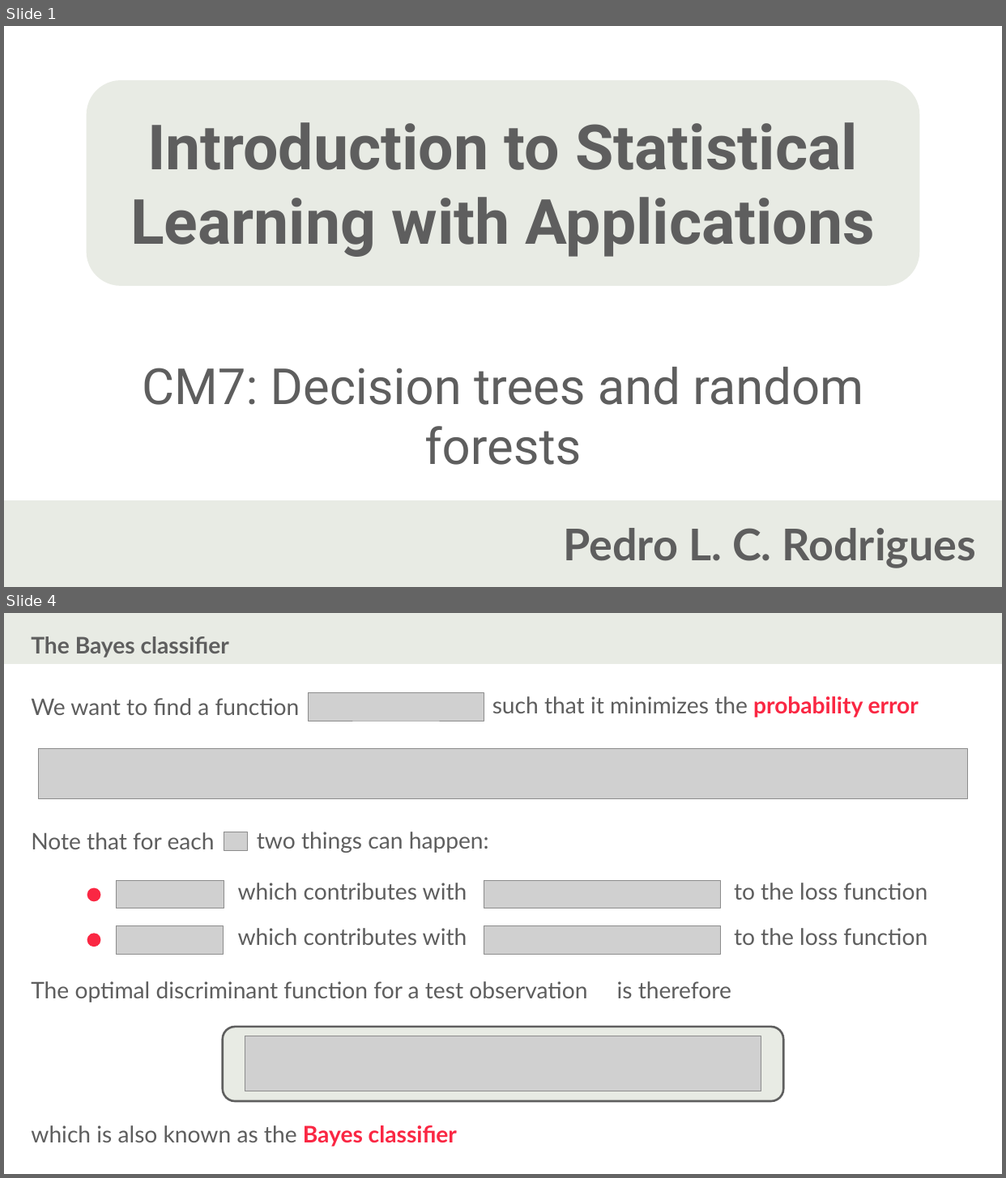
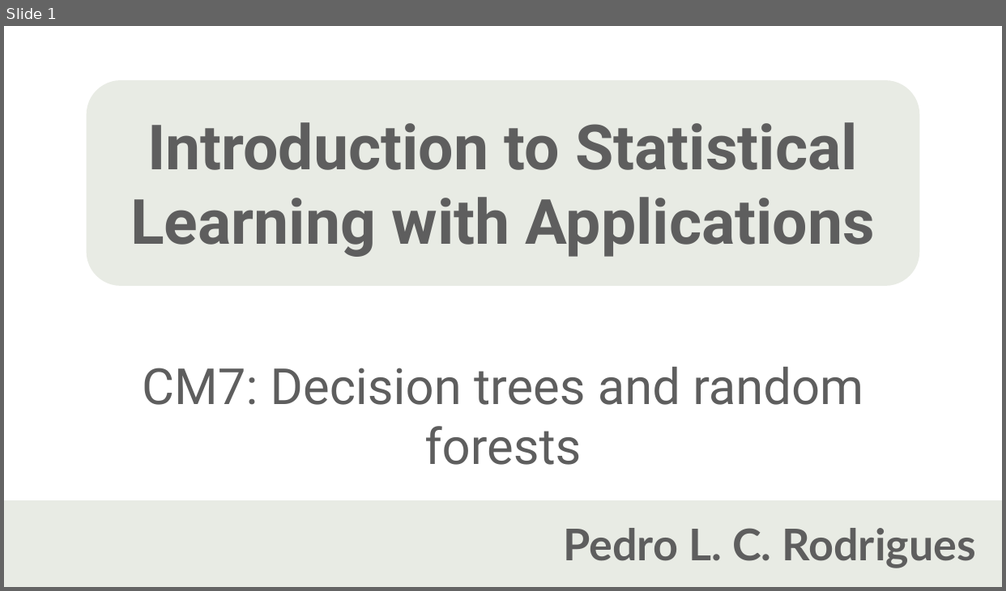
Before and after one commit to ISLA-Grenoble/2024-main, a slide deck: slides/CM07/2023/CM7-draft.pptx. Shown one above the other, each under a label of ours: slides 1 and 4 before the commit, slide 1 after it; the slides between them are not shown. The pictures are 1006x1178 and 1006x591 pixels, drawn with LibreOffice and Linux fonts; fonts in the diff are those of the drawing; grey boxes stand for pictures; background and template pictures are left out. Boxes give left, top, right and bottom in pixels: in the first picture for what was removed or moved away, otherwise in the second. Text is boxed around its words. In the diff, an @@ line names an element or a change of style, - is before the commit and + after.

```diff
--- a/slides/CM07/2023/CM7-draft.pptx
+++ b/slides/CM07/2023/CM7-draft.pptx
@@ slide 4 removed at <box>4,613,1002,1174</box>, background #FFFFFF @@
@@ rectangle removed at <box>4,613,1002,664</box> @@
@@ text removed at <box>31,636,229,658</box> @@
-The Bayes classifier
@@ text removed at <box>31,698,300,715</box> @@
-We want to find a function
@@ picture removed at <box>308,692,484,721</box> @@
@@ text removed at <box>492,696,918,717</box> @@
-such that it minimizes the probability error
@@ picture removed at <box>39,748,968,798</box> @@
@@ text removed at <box>31,833,215,850</box> @@
-Note that for each
@@ picture removed at <box>224,833,247,851</box> @@
@@ text removed at <box>257,832,489,853</box> @@
-two things can happen:
@@ ellipse removed at <box>87,888,100,902</box> @@
@@ picture removed at <box>117,880,224,909</box> @@
@@ text removed at <box>238,883,467,900</box> @@
-which contributes with
@@ picture removed at <box>484,880,721,909</box> @@
@@ text removed at <box>734,883,927,900</box> @@
-to the loss function
@@ picture removed at <box>117,926,224,954</box> @@
@@ text removed at <box>238,928,467,945</box> @@
-which contributes with
@@ picture removed at <box>484,926,721,954</box> @@
@@ text removed at <box>734,928,927,945</box> @@
-to the loss function
@@ ellipse removed at <box>87,934,100,947</box> @@
@@ text removed at <box>31,982,731,1003</box> @@
-The optimal discriminant function for a test observation is therefore
@@ rounded rectangle removed at <box>223,1027,783,1102</box> @@
@@ picture removed at <box>245,1037,761,1093</box> @@
@@ text removed at <box>31,1126,457,1147</box> @@
-which is also known as the Bayes classifier
```
Also in this commit, not shown: 3 slides changed, 11 slides added, 5 other slides removed, 14 other files.
